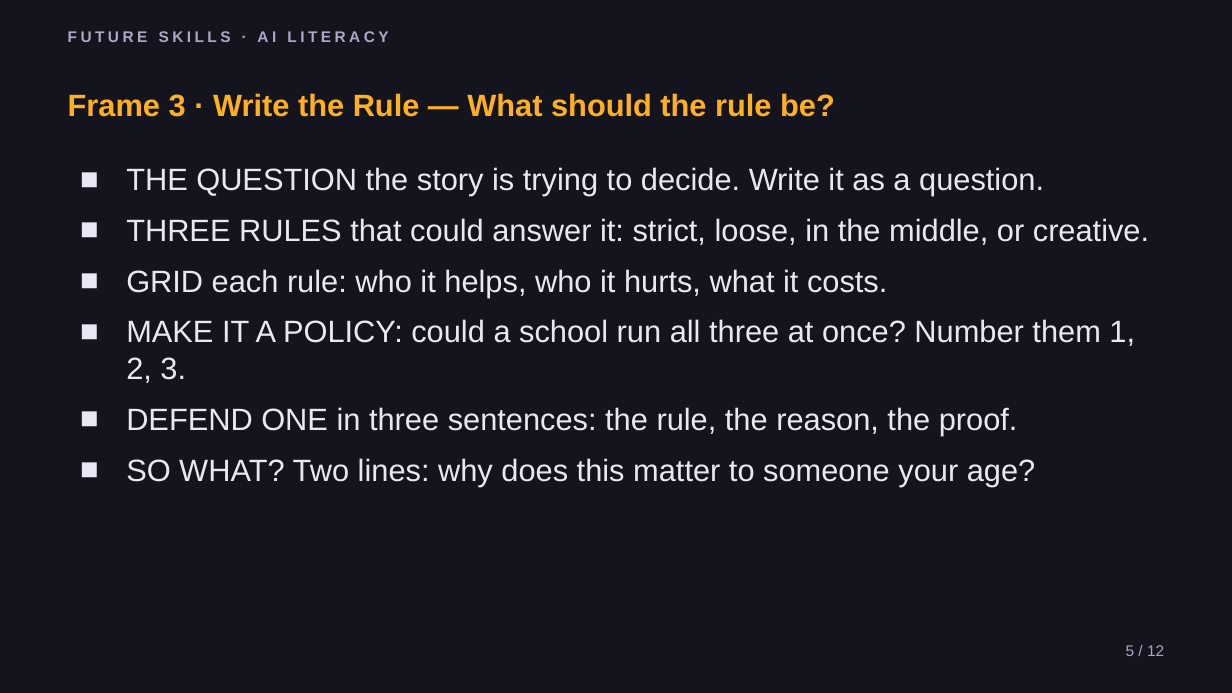
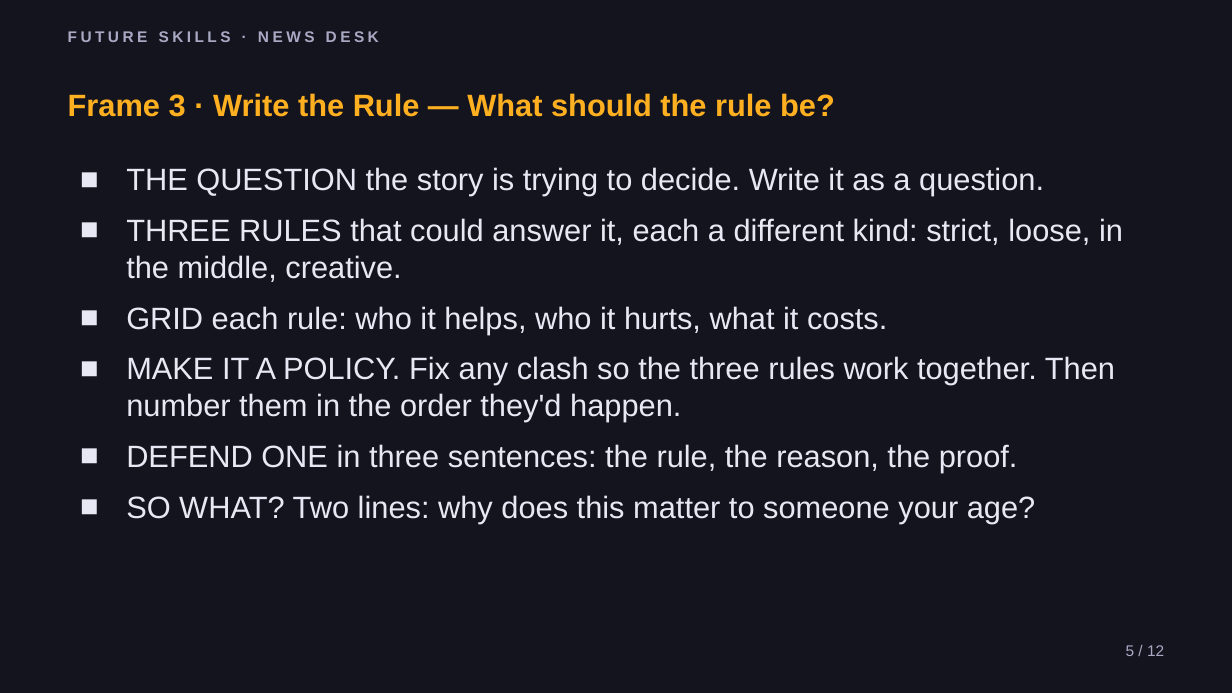
Before and after one commit to phiunit/tptphi, a slide deck: slide 5 of products/news-desk-frames/dist/News Desk - Slides.pptx. Drawn at 1232x693 pixels with LibreOffice and Linux fonts; fonts in the diff are those of the drawing. Boxes give left, top, right and bottom in pixels: in the first picture for what was removed or moved away, otherwise in the second. Text is boxed around its words. In the diff, an @@ line names an element or a change of style, - is before the commit and + after.

```diff
--- a/products/news-desk-frames/dist/News Desk - Slides.pptx
+++ b/products/news-desk-frames/dist/News Desk - Slides.pptx
@@ text at [68, 31, 379, 42]: text changed @@
-FUTURE SKILLS · AI LITERACY
+FUTURE SKILLS · NEWS DESK
@@ text at [126, 218, 1123, 282]: text changed @@
-■ THREE RULES that could answer it: strict, loose, in the middle, or creative.
+■ THREE RULES that could answer it, each a different kind: strict, loose, in the middle, creative.
@@ text at [126, 356, 1115, 422]: text changed @@
-■ MAKE IT A POLICY: could a school run all three at once? Number them 1, 2, 3.
+■ MAKE IT A POLICY. Fix any clash so the three rules work together. Then number them in the order they'd happen.
```
Also in this commit, not shown: 11 other slides changed, 58 other files.
